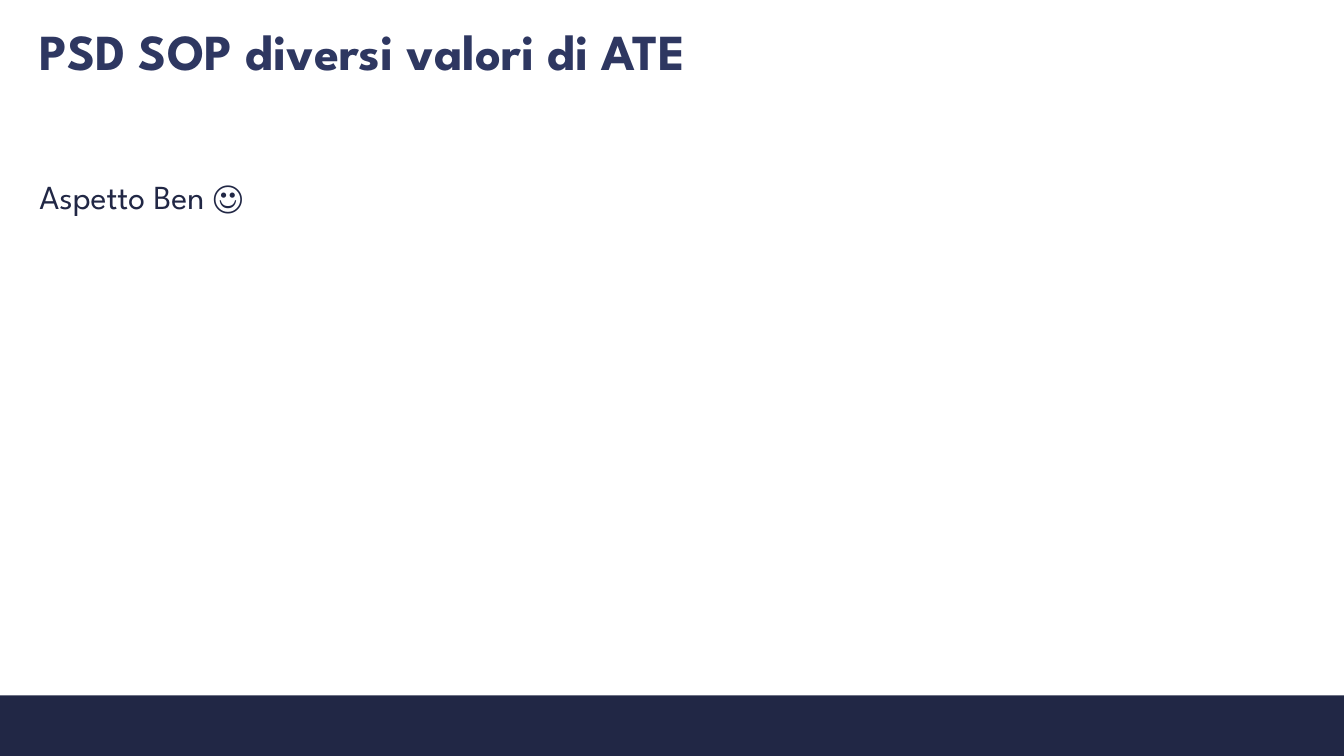
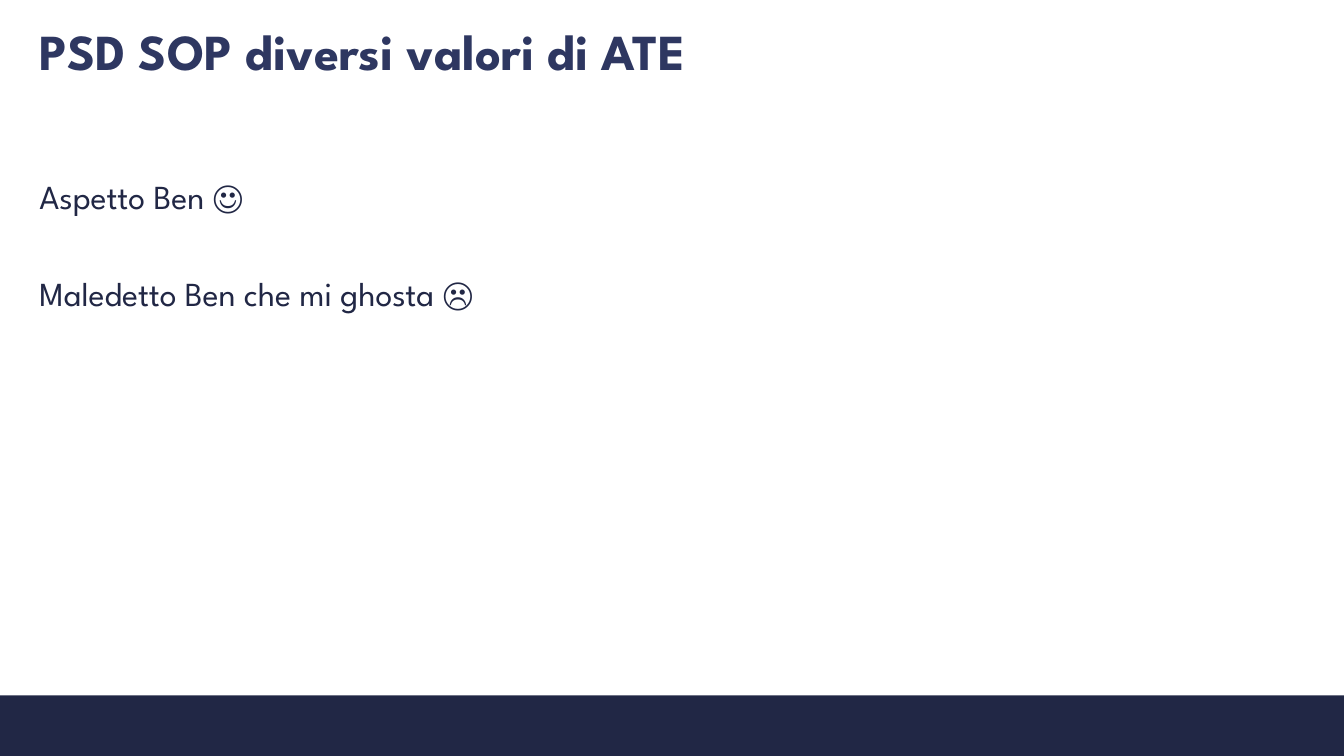
Before and after one commit to s347960/Presentazione, a slide deck: slide 10 of Presentazione_07_09 (1).pptx (slide 9 before the commit). Drawn at 1344x756 pixels with LibreOffice and Linux fonts; fonts in the diff are those of the drawing; background and template pictures are left out. Boxes give left, top, right and bottom in pixels: in the first picture for what was removed or moved away, otherwise in the second. Text is boxed around its words. In the diff, an @@ line names an element or a change of style, - is before the commit and + after.

```diff
--- a/Presentazione_07_09 (1).pptx
+++ b/Presentazione_07_09 (1).pptx
@@ text at box(39, 283, 434, 314): paragraph added @@
+Maledetto Ben che mi ghosta ☹
```
Also in this commit, not shown: 3 other slides changed, 1 slide added, 1 slide removed.
